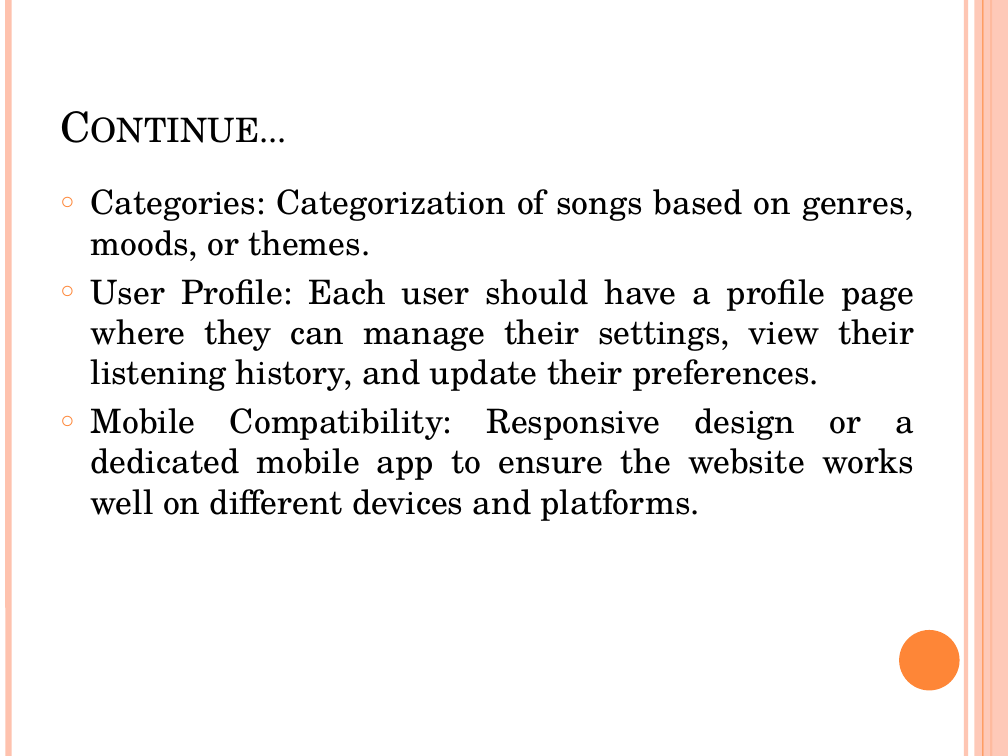
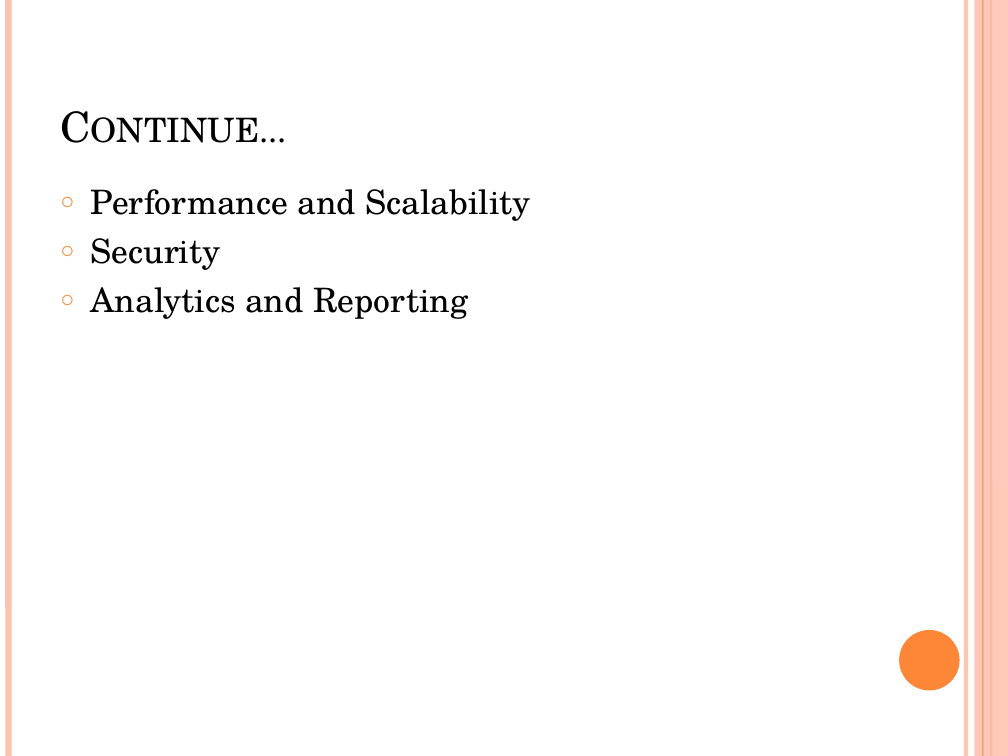
Before and after one commit to jarinadevasia/music-streaming-app, a slide deck: slide 4 of MUSIC STREAMING WEBSITE.pptx. Drawn at 1008x756 pixels with LibreOffice and Linux fonts; fonts in the diff are those of the drawing. Boxes give left, top, right and bottom in pixels: in the first picture for what was removed or moved away, otherwise in the second. Text is boxed around its words. In the diff, an @@ line names an element or a change of style, - is before the commit and + after.

```diff
--- a/MUSIC STREAMING WEBSITE.pptx
+++ b/MUSIC STREAMING WEBSITE.pptx
@@ text at [91,189,531,319]: text changed @@
-○ Categories: Categorization of songs based on genres, moods, or themes.
-○ User Profile: Each user should have a profile page where they can manage their settings, view their listening history, and update their preferences.
-○ Mobile Compatibility: Responsive design or a dedicated mobile app to ensure the website works well on different devices and platforms.
+○ Performance and Scalability
+○ Security
+○ Analytics and Reporting
```
Also in this commit, not shown: 3 other slides changed, 7 slides added, 2 slides removed.
